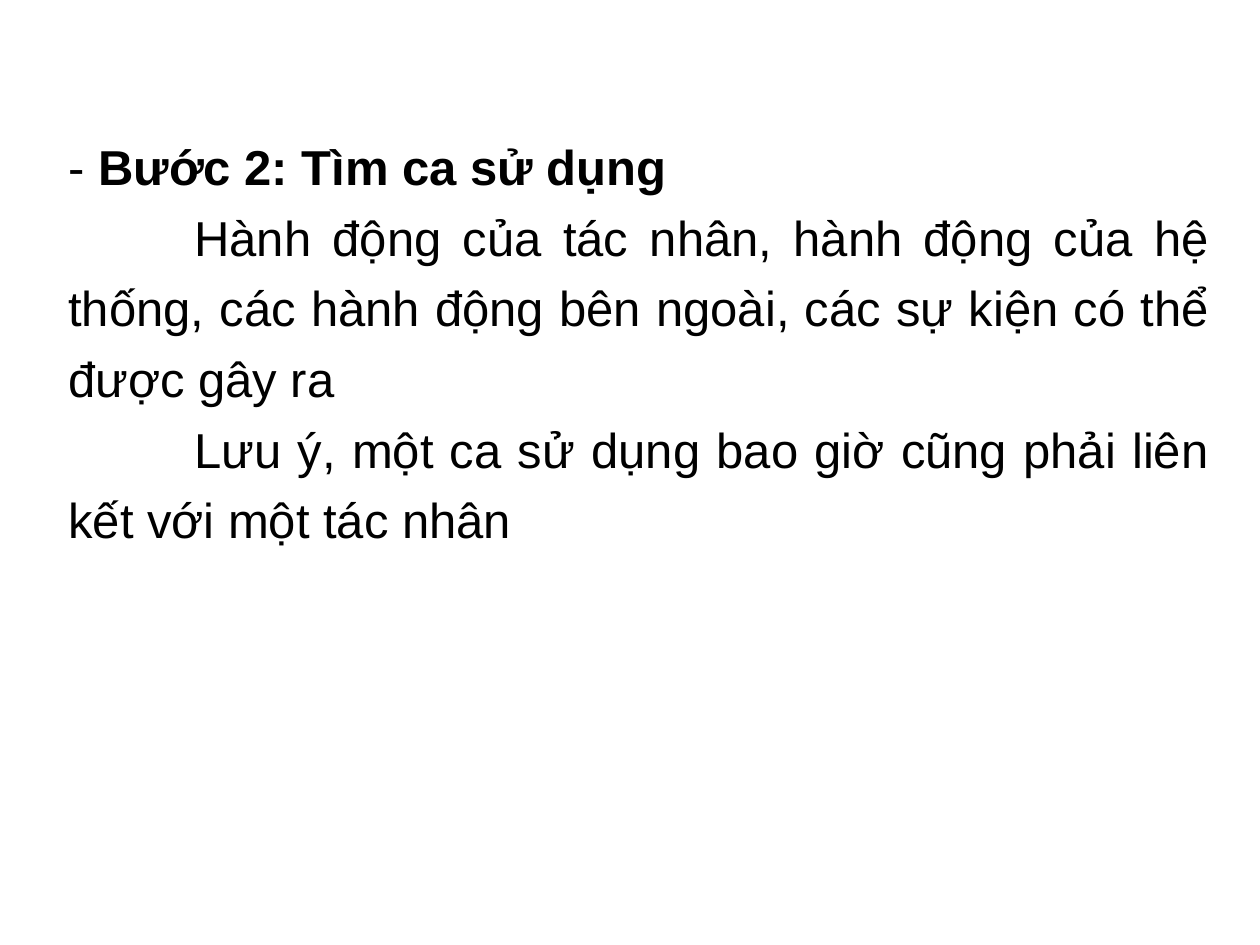
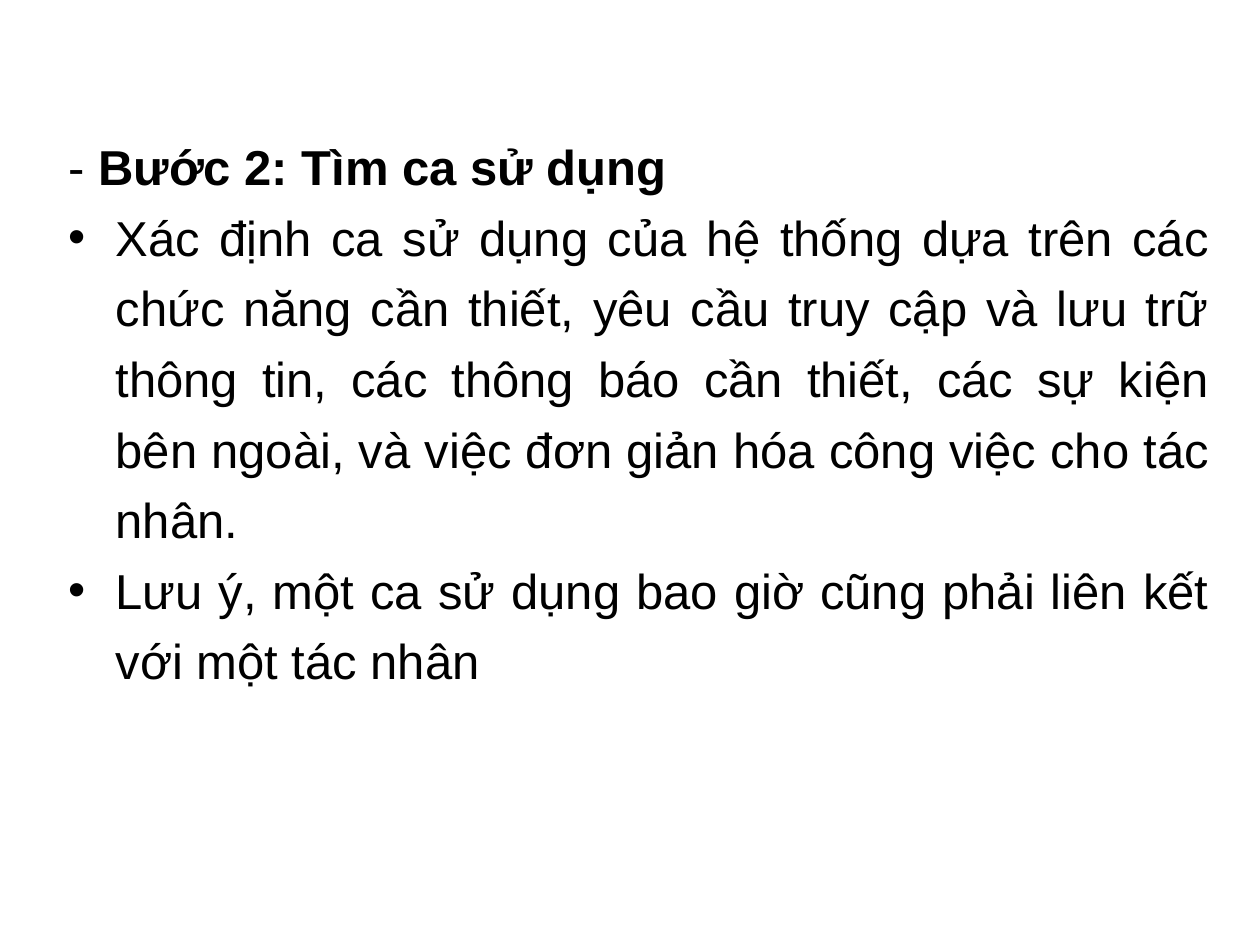
Before and after one commit to HienNguyen482412/UML_Doc, a slide deck: slide 15 of Slide.pptx. Drawn at 1260x945 pixels with LibreOffice and Linux fonts; fonts in the diff are those of the drawing; background and template pictures are left out. Boxes give left, top, right and bottom in pixels: in the first picture for what was removed or moved away, otherwise in the second. Text is boxed around its words. In the diff, an @@ line names an element or a change of style, - is before the commit and + after.

```diff
--- a/Slide.pptx
+++ b/Slide.pptx
@@ text at bbox=[116, 218, 1209, 539]: text changed @@
-Hành động của tác nhân, hành động của hệ thống, các hành động bên ngoài, các sự kiện có thể được gây ra
+• Xác định ca sử dụng của hệ thống dựa trên các chức năng cần thiết, yêu cầu truy cập và lưu trữ thông tin, các thông báo cần thiết, các sự kiện bên ngoài, và việc đơn giản hóa công việc cho tác nhân.
@@ text at bbox=[116, 571, 1208, 687]: bullet none to • @@
```
Also in this commit, not shown: 4 other slides changed, 6 other files.
